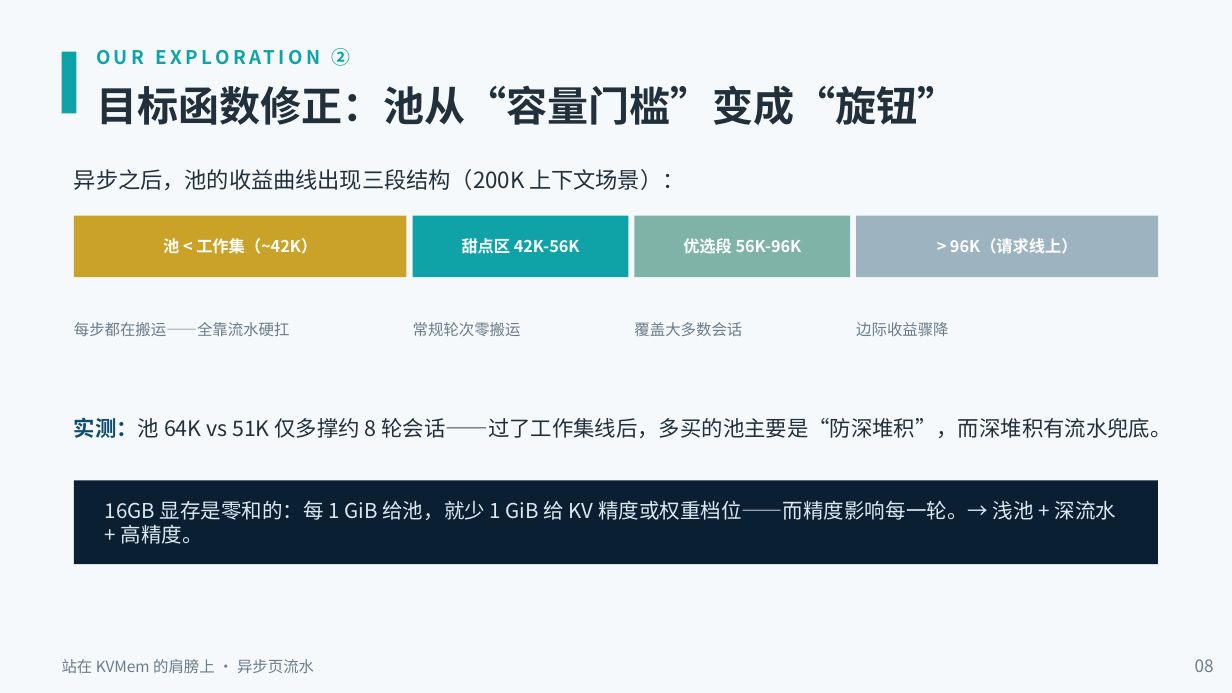
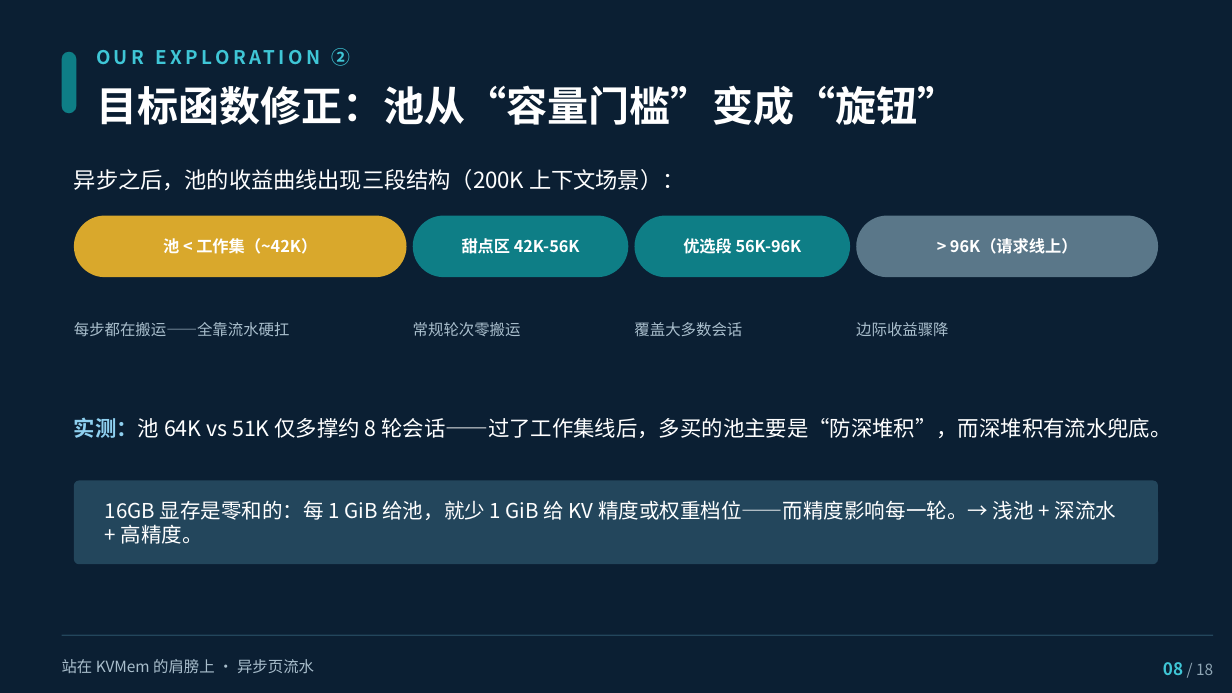
Before and after one commit to paicat1/Ninfer-KVMem-Async, a slide deck: slide 8 of docs/异步页流水-技术说明.pptx. Drawn at 1232x693 pixels with LibreOffice and Linux fonts; fonts in the diff are those of the drawing. Boxes give left, top, right and bottom in pixels: in the first picture for what was removed or moved away, otherwise in the second. Text is boxed around its words. In the diff, an @@ line names an element or a change of style, - is before the commit and + after.

```diff
--- a/docs/异步页流水-技术说明.pptx
+++ b/docs/异步页流水-技术说明.pptx
@@ background #F6F9FB to #0B1F33 @@
@@ rectangle removed at box(62, 52, 76, 113) @@
@@ rounded rectangle added at box(62, 52, 76, 113), fill #0E7E86 @@
@@ text "OUR EXPLORATION ②" at box(332, 48, 351, 66): text colour #0FA3A8 to #3FC6D6 @@
@@ text "目标函数修正：池从“容量门槛”变成“旋钮”" at box(96, 85, 958, 125): text colour #22303C to #FFFFFF @@
@@ text "异步之后，池的收益曲线出现三段结构（200K 上下文场景）：" at box(74, 169, 684, 190): text colour #22303C to #FFFFFF @@
@@ rectangle removed at box(74, 216, 407, 277) @@
@@ rounded rectangle added at box(74, 216, 407, 277), fill #D9A82C @@
@@ rectangle removed at box(413, 216, 628, 277) @@
@@ rounded rectangle added at box(413, 216, 628, 277), fill #0E7E86 @@
@@ rectangle removed at box(634, 216, 850, 277) @@
@@ rounded rectangle added at box(634, 216, 850, 277), fill #0E7E86 @@
@@ rectangle removed at box(856, 216, 1158, 277) @@
@@ rounded rectangle added at box(856, 216, 1158, 277), fill #5A7789 @@
@@ text "实测：池 64K vs 51K 仅多撑约 ..." at box(74, 418, 1171, 438): text colour #0E4C6E to #8FD0F0 in "实测：池"; text colour #22303C to #FFFFFF @@
@@ rectangle removed at box(74, 480, 1158, 564) @@
@@ rounded rectangle added at box(74, 480, 1158, 564), fill #23465C @@
@@ text "16GB 显存是零和的：每 1 GiB 给池，就少 ..." at box(105, 500, 1117, 544): text colour #DCE8EF to #FFFFFF @@
@@ text colour #6B7C8A to #A9BECC in 5 elements at box(74, 322, 290, 336), box(413, 322, 521, 336), box(634, 322, 742, 336), box(856, 322, 948, 336), box(62, 659, 314, 674) @@
@@ rectangle added at box(62, 634, 1214, 636), fill #23465C @@
@@ text at box(1163, 662, 1213, 675): text changed; size 10 to 9 pt; text colour #6B7C8A to #8FA6B5 @@
-08
+08 / 18
```
Also in this commit, not shown: 17 other slides changed, 8 other files.
